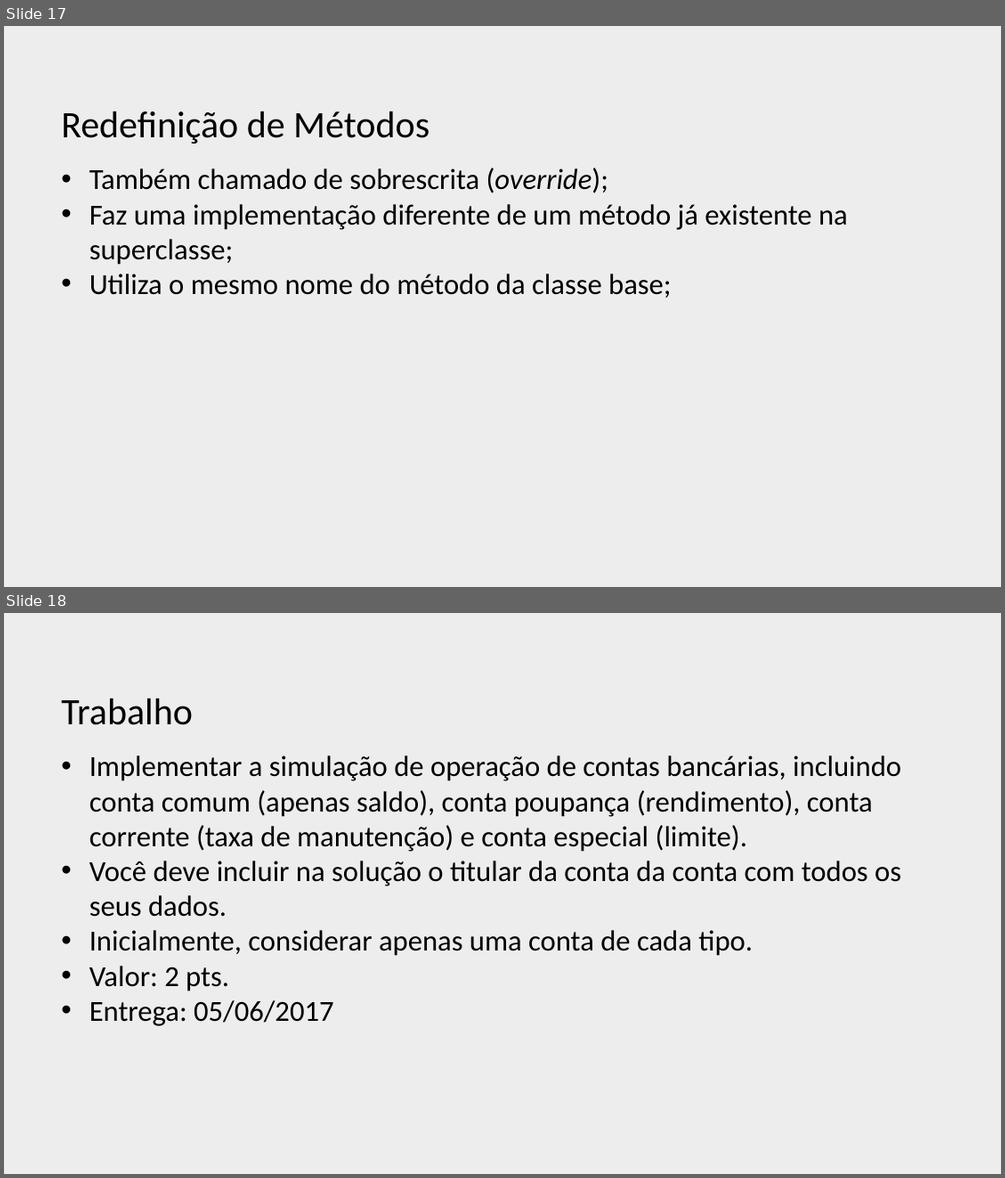
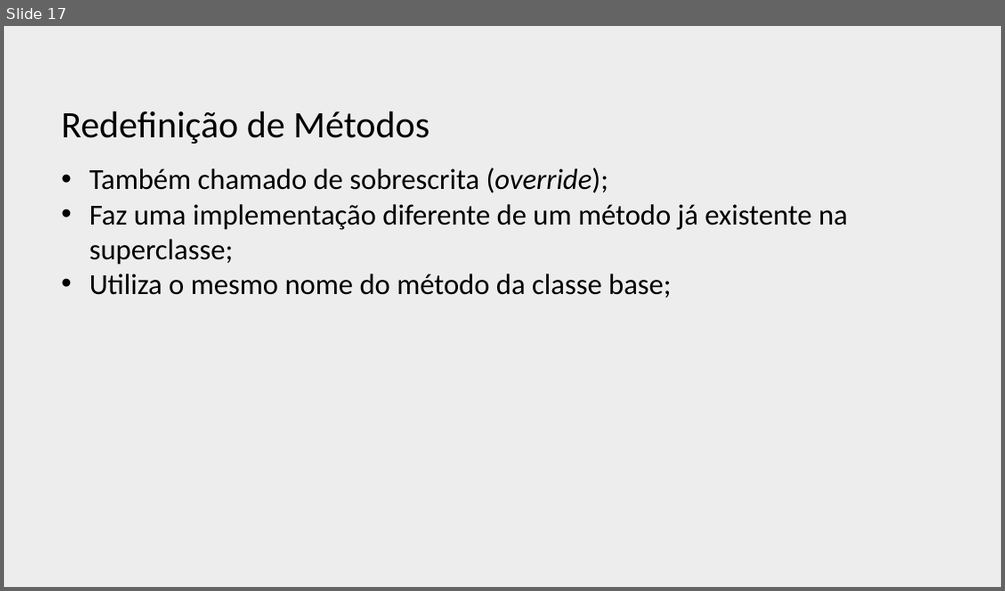
Before and after one commit to profJulioMomente/POO_2SI, a slide deck: 2018/2018.04.11-Heranca.pptx. Shown one above the other, each under a label of ours: slides 17 and 18 before the commit, slide 17 after it. The pictures are 1005x1178 and 1005x591 pixels, drawn with LibreOffice and Linux fonts; fonts in the diff are those of the drawing; background and template pictures are left out. Boxes give left, top, right and bottom in pixels: in the first picture for what was removed or moved away, otherwise in the second. Text is boxed around its words. In the diff, an @@ line names an element or a change of style, - is before the commit and + after.

```diff
--- a/2018/2018.04.11-Heranca.pptx
+++ b/2018/2018.04.11-Heranca.pptx
@@ slide 18 removed at box(4, 613, 1001, 1174), background picture (left out) @@
@@ title removed at box(61, 698, 193, 725) @@
-Trabalho
@@ text removed at box(89, 755, 901, 1026) @@
-• Implementar a simulação de operação de contas bancárias, incluindo conta comum (apenas saldo), conta poupança (rendimento), conta corrente (taxa de manutenção) e conta especial (limite).
-• Você deve incluir na solução o titular da conta da conta com todos os seus dados.
-• Inicialmente, considerar apenas uma conta de cada tipo.
-• Valor: 2 pts.
-• Entrega: 05/06/2017
```
Also in this commit, not shown: 5 other files.
